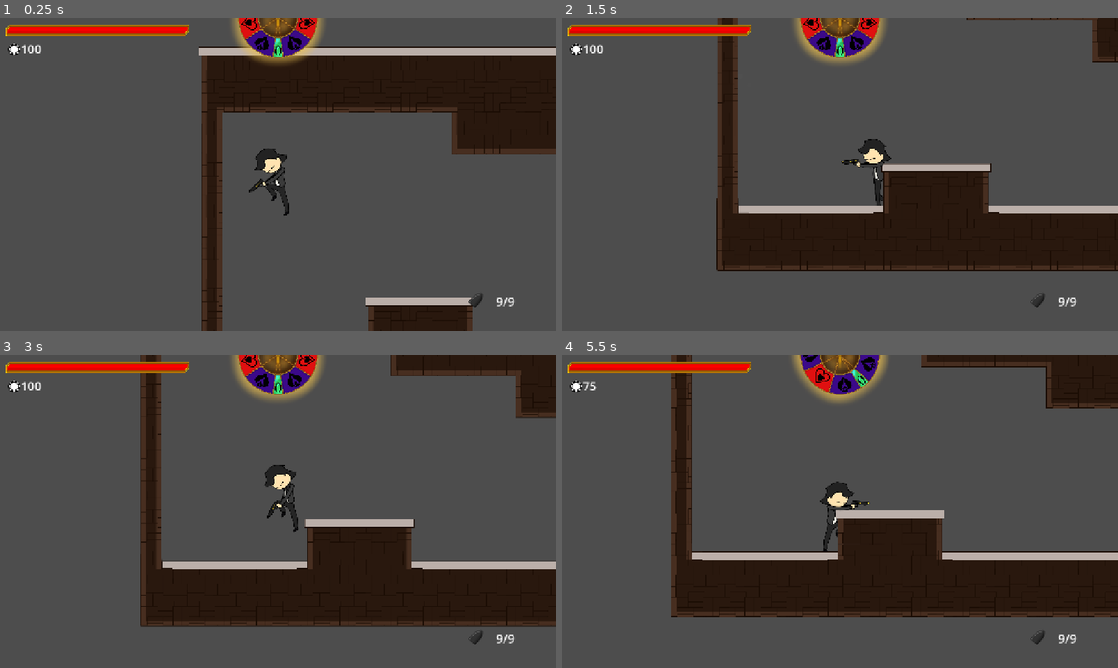
Above: before the commit, frames 1-4 (two rows, left to right).
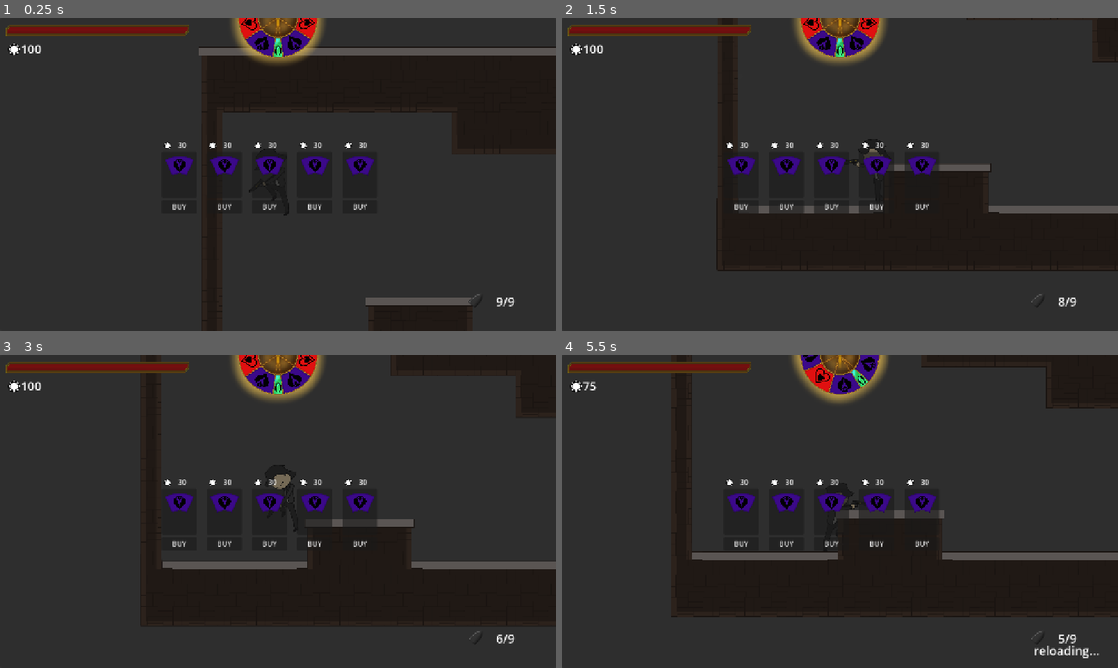
Above: after the commit, the same moments.

Repository: ClipperDev/spinning-game
Game: Godot game, scene res://main.tscn
Same seed, same stepped clock (60 frames per second), same inputs: the game is played once before the commit and once after it.
Inputs (mouse positions are in pixels of both pictures, inside the frame that each line leads up to):
- Up to frame 1 (0.25 s): no input
- Up to frame 2 (1.5 s): tap Enter (ui_accept) at 0.5 s; move the mouse to (962, 158) at 0.52 s; press the mouse at (962, 158) at 0.53 s; hold D (right) from 0.53 s (still down); tap Space (jump) at 0.77 s; tap E (interact) at 0.8, 1.35 s; move the mouse to (728, 190) at 1.27 s; release the mouse at (728, 190) at 1.28 s
- Up to frame 3 (3 s): tap Space (jump) at 1.52 s; click (166, 527) at 1.55 s; move the mouse to (333, 442) at 2.02 s; release D (right) at 2.03 s; press the mouse at (333, 442) at 2.03 s; hold A (left) 2.03-2.78 s; tap E (interact) at 2.3, 2.85 s; move the mouse to (250, 574) at 2.77 s; release the mouse at (250, 574) at 2.78 s; hold D (right) from 2.78 s (still down)
- Up to frame 4 (5.5 s): tap Space (jump) at 3.02, 3.77, 4.52 s; click (812, 574) at 3.05 s; move the mouse to (1006, 558) at 3.52 s; hold Q (spin) 3.53-4.28 s; tap E (interact) at 3.8 s; tap R (reload) at 4.15 s; move the mouse to (673, 464) at 4.27 s; release D (right) at 4.28 s; hold A (left) 4.28-5.03 s; click (673, 464) at 4.35 s; move the mouse to (867, 511) at 5.02 s; hold D (right) from 5.03 s (still down); hold E (interact) from 5.03 s (still down)

The runs differ from the first frame. In frame 1, 81% of the frame differs, in the area x 0-100%, y 0-100%; in frame 2, 81%; in frame 3, 78%; in frame 4, 77%.

Commit message:
shop that works somehow

Diff:
--- /dev/null
+++ b/items/shop_items/spades_1_item.tres
@@ -0,0 +1,13 @@
+[gd_resource type="Resource" script_class="ShopItem" format=3 uid="uid://burrwxmekdqve"]
+
+[ext_resource type="Script" uid="uid://bgjiwmsp2xfqv" path="res://scripts/shop_item.gd" id="1_affn6"]
+[ext_resource type="Texture2D" uid="uid://davs1h11fhc3d" path="res://pngs/wheel_segments/spade1.png" id="1_gfgsv"]
+[ext_resource type="Resource" uid="uid://blj63kxp6co3s" path="res://wheel_slots/spades_long_shot.tres" id="2_cbden"]
+
+[resource]
+script = ExtResource("1_affn6")
+cost = 30
+item = ExtResource("2_cbden")
+image = ExtResource("1_gfgsv")
+description = "+40 bullet velocity; bullet's damage increases with distance traveled"
+metadata/_custom_type_script = "uid://bgjiwmsp2xfqv"
--- a/player/player2/gun_operator.gd
+++ b/player/player2/gun_operator.gd
@@ -26,6 +26,12 @@
 @onready var muzzle = $"../body_pivot/gun_pivot/muzzle"
 
 func _input(event: InputEvent) -> void:
+	if event.is_action_pressed("interact"):
+		if player.ui.shop.visible:
+			player.ui.shop.hide()
+		else:
+			player.ui.shop.show()
+
 	# shooting
 	if event.is_action_pressed("fire"):
 		if shot_ready == true:
@@ -33,12 +39,7 @@
 	# reloading. add animation later
 	if event.is_action_pressed("reload"):
 		if not reloading:
-			reloading = true
-			await get_tree().create_timer(
-				reload_speed,
-				false
-			).timeout
-			reload()
+			start_reloading()
 
 	# spin to win type shi, add animations later
 	if event.is_action_pressed("spin"):
@@ -63,11 +64,22 @@
 	add_child(wheel_effect)
 	spinning = false
 
+func start_reloading() -> void:
+	reloading = true
+	player.ui.ammo.get_child(0).show()
+	await get_tree().create_timer(
+		reload_speed,
+		false
+	).timeout
+	reload()
+
 func reload() -> void:
 	ammo = max_ammo
 	current_slot = default_bullet
 	if get_child(0) != null:
 		get_child(0).deactivate()
+	player.ui.ammo.get_child(0).hide()
+	player.ui.ammo.text = str(ammo) + "/9"
 	reloading = false
 
 #fire bullet, then wait for 1 / fire rate before shooting again
@@ -78,13 +90,15 @@
 		if get_child(0) != null:
 			get_child(0).bullet_on_shot_effect(bullet)
 		ammo -= 1
-
+		player.ui.ammo.text = str(ammo) + "/9"
 	shot_ready = false
 	await get_tree().create_timer(
 		1.0 / fire_rate,
 		false
 	).timeout
 	shot_ready = true
+	if ammo <= 0:
+		start_reloading()
 
 
 func fire_bullet() -> Projectile:
--- a/scripts/shop.gd
+++ b/scripts/shop.gd
@@ -3,7 +3,8 @@
 @onready var shop_item = preload("res://ui/shop_item.tscn")
 @onready var player = Global.player
 
-var cur_items: Array[ShopItem]
+@export var item_pool: Array[ShopItem]
+var cur_items = [] #Array[ShopItem] = []
 
 func _ready() -> void:
 	setup_shop()
@@ -11,10 +12,12 @@
 func setup_shop() -> void:
 	for i in get_child(0).get_children():
 		i.queue_free()
+	cur_items = []
 	for i in 5:
+		cur_items.append(item_pool.pick_random())
 		var item = shop_item.instantiate()
 		get_child(0).add_child(item)
-		item.get_child(0).text = cur_items[i].cost
+		item.get_child(0).text = str(cur_items[i].cost)
 		item.get_child(1).tooltip_text = cur_items[i].description
 		item.get_child(2).texture = cur_items[i].image
 		item.get_child(3).pressed.connect(buy_item)
--- a/scripts/ui.gd
+++ b/scripts/ui.gd
@@ -4,6 +4,8 @@
 @onready var hp_bar = $CanvasLayer/hp_bar
 @onready var chips = $CanvasLayer/chips
 @onready var anim_player = $CanvasLayer/AnimationPlayer
+@onready var ammo = $CanvasLayer/ammo
+@onready var shop = $CanvasLayer/shop
 @onready var player = Global.player
 
 var new_hp = 100.0
@@ -14,6 +16,7 @@
 	chips.text = str(int(lerp(chips.text.to_int(), player.chips, 0.2)))
 	hp_bar.value = lerp(hp_bar.value, new_hp, 5.0 * delta)
 	hp_bar.tint_progress = lerp(hp_bar.tint_progress, new_color, 5.0 * delta)
+
 
 #should update the wheel when called
 func update_slots_icons(slot: WheelSlot, id: int) -> void:
--- a/ui/ui.tscn
+++ b/ui/ui.tscn
@@ -7,6 +7,9 @@
 [ext_resource type="Texture2D" uid="uid://bjp2e45nqsuii" path="res://pngs/hp_over.png" id="3_bo1jx"]
 [ext_resource type="Texture2D" uid="uid://c8v2socf0dokg" path="res://pngs/hp_progress.png" id="4_gycre"]
 [ext_resource type="Texture2D" uid="uid://bbkxswbeq7ebf" path="res://pngs/bullet.png" id="7_bo1jx"]
+[ext_resource type="PackedScene" uid="uid://crcliukludp7t" path="res://ui/shop.tscn" id="8_gycre"]
+[ext_resource type="Script" uid="uid://bgjiwmsp2xfqv" path="res://scripts/shop_item.gd" id="9_ay4pc"]
+[ext_resource type="Resource" uid="uid://burrwxmekdqve" path="res://items/shop_items/spades_1_item.tres" id="10_bi8hs"]
 
 [sub_resource type="Animation" id="Animation_bo1jx"]
 resource_name = "wheel_down"
@@ -90,7 +93,11 @@
 tint_under = Color(0.6, 0.6, 0.6, 1)
 tint_progress = Color(1, 0, 0, 1)
 
+[node name="shop" parent="CanvasLayer" unique_id=986474371 instance=ExtResource("8_gycre")]
+item_pool = Array[ExtResource("9_ay4pc")]([ExtResource("10_bi8hs"), ExtResource("10_bi8hs"), ExtResource("10_bi8hs"), ExtResource("10_bi8hs"), ExtResource("10_bi8hs")])
+
 [node name="wheel" parent="CanvasLayer" unique_id=1075253300 instance=ExtResource("1_nb4k0")]
+z_index = 10
 anchors_preset = 5
 anchor_left = 0.5
 anchor_right = 0.5
--- a/ui/wheel.tscn
+++ b/ui/wheel.tscn
@@ -133,6 +133,7 @@
 visible = false
 
 [node name="0" type="Button" parent="wheel_components/replace_buttons" unique_id=2132506112]
+z_index = 7
 offset_left = -234.0
 offset_top = 204.0
 offset_right = -75.0
@@ -142,6 +143,7 @@
 text = "REPLACE"
 
 [node name="1" type="Button" parent="wheel_components/replace_buttons" unique_id=928119750]
+z_index = 7
 offset_left = -312.0
 offset_top = -31.000004
 offset_right = -153.0
@@ -151,6 +153,7 @@
 text = "REPLACE"
 
 [node name="2" type="Button" parent="wheel_components/replace_buttons" unique_id=11338333]
+z_index = 7
 offset_left = -178.00002
 offset_top = -252.00003
 offset_right = -19.000015
@@ -160,6 +163,7 @@
 text = "REPLACE"
 
 [node name="3" type="Button" parent="wheel_components/replace_buttons" unique_id=2022306198]
+z_index = 7
 offset_left = 76.0
 offset_top = -301.0
 offset_right = 235.0
@@ -169,6 +173,7 @@
 text = "REPLACE"
 
 [node name="4" type="Button" parent="wheel_components/replace_buttons" unique_id=1450272107]
+z_index = 7
 offset_left = 279.99997
 offset_top = -135.99998
 offset_right = 438.99997
@@ -178,6 +183,7 @@
 text = "REPLACE"
 
 [node name="5" type="Button" parent="wheel_components/replace_buttons" unique_id=604837619]
+z_index = 7
 offset_left = 284.99997
 offset_top = 112.0
 offset_right = 443.99997
@@ -187,6 +193,7 @@
 text = "REPLACE"
 
 [node name="6" type="Button" parent="wheel_components/replace_buttons" unique_id=1042078971]
+z_index = 7
 offset_left = 115.0
 offset_top = 288.0
 offset_right = 274.0
